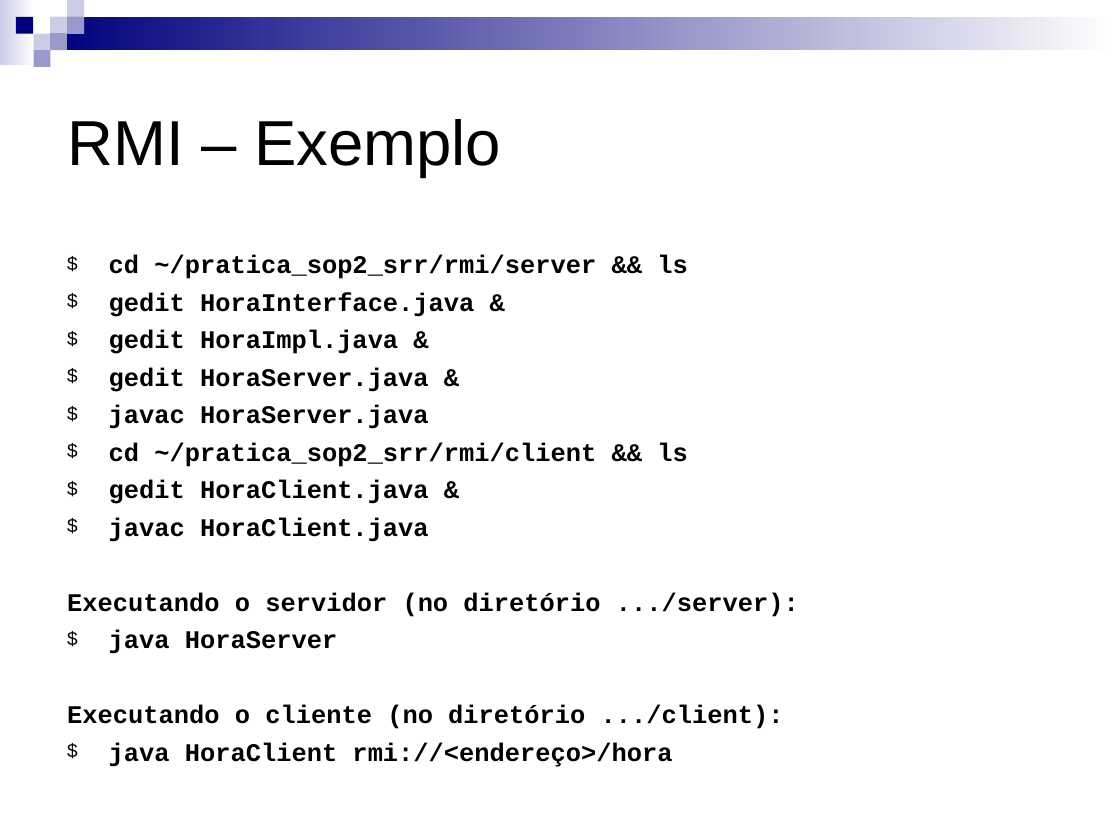
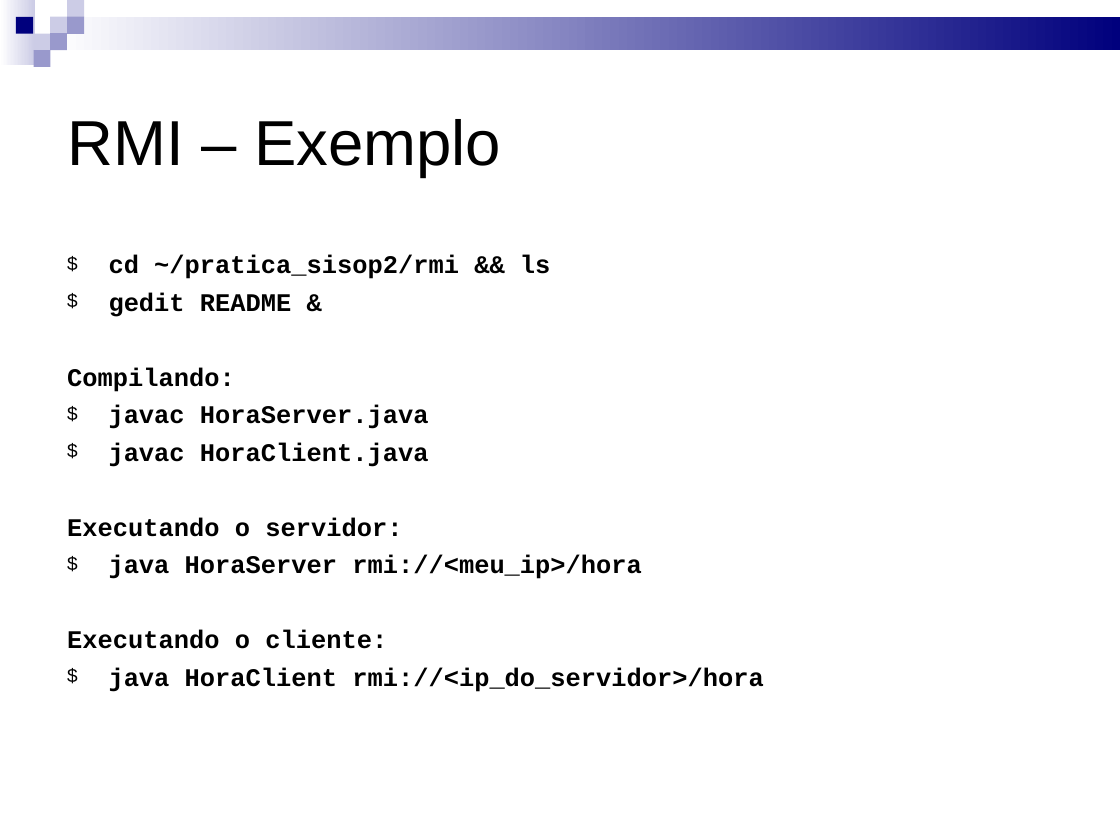
Before and after one commit to kdubezerra/kdubezerra, a slide deck: slide 30 of AD/slides_sisop2_pratica.ppt (slide 29 before the commit). Drawn at 1120x840 pixels with LibreOffice and Linux fonts; fonts in the diff are those of the drawing. Boxes give left, top, right and bottom in pixels: in the first picture for what was removed or moved away, otherwise in the second. Text is boxed around its words. In the diff, an @@ line names an element or a change of style, - is before the commit and + after.

```diff
--- a/AD/slides_sisop2_pratica.ppt
+++ b/AD/slides_sisop2_pratica.ppt
@@ rectangle at [0,0,36,65]: fill gradient #FFFFFF to #CCCCE6 to gradient #CCCCE6 to #FFFFFF @@
@@ rectangle at [51,16,1120,50]: fill gradient #FFFFFF to #00007D to gradient #00007D to #FFFFFF @@
@@ text at [67,255,550,392]: text changed @@
-$ cd ~/pratica_sop2_srr/rmi/server && ls
-$ gedit HoraInterface.java &
-$ gedit HoraImpl.java &
-$ gedit HoraServer.java &
+$ cd ~/pratica_sisop2/rmi && ls
+$ gedit README &
+Compilando:
@@ text at [109,442,687,504]: paragraphs removed @@
-$ cd ~/pratica_sop2_srr/rmi/client && ls
-$ gedit HoraClient.java &
@@ text at [67,517,764,692]: text changed @@
-Executando o servidor (no diretório .../server):
-$ java HoraServer
-Executando o cliente (no diretório .../client):
-$ java HoraClient rmi://<endereço>/hora
+Executando o servidor:
+$ java HoraServer rmi://<meu_ip>/hora
+Executando o cliente:
+$ java HoraClient rmi://<ip_do_servidor>/hora
```
Also in this commit, not shown: 28 other slides changed, 2 slides added, 1 slide removed, 6 other files.
